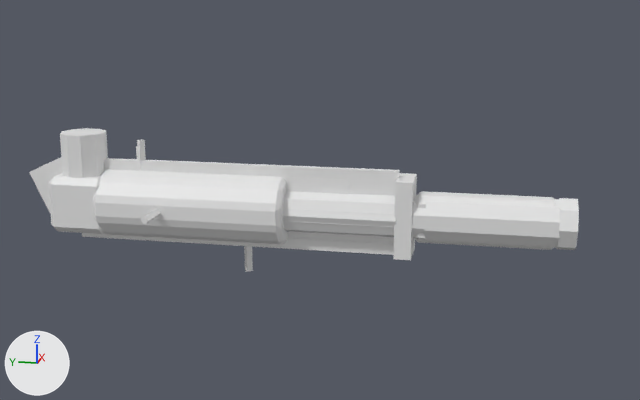
Two versions of the FBX model assets/models/Weapons.fbx, one commit apart.
Before and after are seen from a 50 mm lens placed at (-6.05, 0.45, 1.6), pointed at (0.04, 1.67, 0.08). Lighting does not change. The marker at lower left points along +X, +Y and +Z. The picture after the commit comes second. Where no turn or scale is listed for an object, it has been applied to the vertices.

Before the edit, the objects in view are built like this:
```python
ob_weaponclub_knob_dark = bpy.data.objects.new('WeaponClub_Knob_Dark', me_weaponclub_knob_dark)
ob_weaponclub_knob_dark.location = (0.0, -0.05, 0.0)
ob_weaponclub_nail1_metal = bpy.data.objects.new('WeaponClub_Nail1_Metal', me_weaponclub_nail1_metal)
ob_weaponclub_nail1_metal.location = (-0.3, 2.8, 0.0)
ob_weaponclub_nail2_metal = bpy.data.objects.new('WeaponClub_Nail2_Metal', me_weaponclub_nail2_metal)
ob_weaponclub_nail2_metal.location = (0.0, 3.0, 0.3)
ob_weaponclub_nail3_metal = bpy.data.objects.new('WeaponClub_Nail3_Metal', me_weaponclub_nail3_metal)
ob_weaponclub_nail3_metal.location = (0.0, 2.2, -0.3)
ob_weaponmachete_blade_metal = bpy.data.objects.new('WeaponMachete_Blade_Metal', me_weaponmachete_blade_metal)
ob_weaponmachete_blade_metal.location = (0.0, 2.3, 0.05)
ob_weaponmachete_guard_metal = bpy.data.objects.new('WeaponMachete_Guard_Metal', me_weaponmachete_guard_metal)
ob_weaponmachete_guard_metal.location = (0.0, 1.05, 0.0)
ob_weaponmachete_tip_metal = bpy.data.objects.new('WeaponMachete_Tip_Metal', me_weaponmachete_tip_metal)
ob_weaponmachete_tip_metal.location = (0.0, 3.6, 0.15)
ob_weaponpipe_elbow_metal = bpy.data.objects.new('WeaponPipe_Elbow_Metal', me_weaponpipe_elbow_metal)
ob_weaponpipe_elbow_metal.location = (0.0, 3.45, 0.0)
ob_weaponpipe_stub_metal = bpy.data.objects.new('WeaponPipe_Stub_Metal', me_weaponpipe_stub_metal)
ob_weaponpipe_stub_metal.location = (0.0, 3.45, 0.32)
# also in view: 'WeaponClub_Neck_Wood' at (0.0, 1.5, 0.0); 'WeaponPipe_Tube_Rust' at (0.0, 1.7, 0.0); 'WeaponPipe_Tape_Cloth' at (0.0, 0.45, 0.0); 'WeaponMachete_Rust_Rust' at (0.0, 1.8, 0.1); 'WeaponMachete_Edge_White' at (0.0, 2.3, -0.24)
```
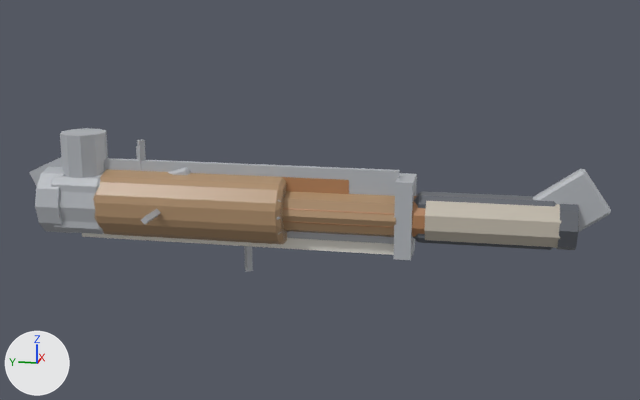
Pixel boxes [x1, y1, x2, y2] of what changed, in the pictures (640 x 400 px):
'WeaponClub_Barrel_Wood', recoloured (white to brown): [93, 169, 287, 244] in both
'WeaponPipe_Tape_Cloth', recoloured (white to light grey): [425, 201, 561, 248] in both
'WeaponMachete_Blade_Metal', recoloured (white to grey): [104, 158, 400, 244] in both
'WeaponClub_Neck_Wood', recoloured (white to brown): [282, 191, 396, 237] in both
'WeaponPipe_Elbow_Metal', recoloured (white to grey): [51, 176, 103, 234] in both
'WeaponPipe_Stub_Metal', recoloured (white to grey): [60, 128, 108, 178] in both
'WeaponCrowbar_Hook_Metal', added: after [533, 169, 611, 232]
'WeaponMachete_Handle_Dark', recoloured (white to dark grey): [413, 191, 556, 250] in both
'WeaponMachete_Guard_Metal', recoloured (white to grey): [394, 173, 417, 260] in both
'WeaponBat_End_Metal', added: after [35, 166, 76, 233]
'WeaponBat_Barrel_Metal', added: after [59, 171, 287, 240]
'WeaponClub_Knob_Dark', recoloured (white to dark grey): [556, 204, 579, 250] in both
'WeaponMachete_Rust_Rust', recoloured (white to orange): [283, 177, 349, 194] in both
'WeaponMachete_Tip_Metal', recoloured (white to grey): [29, 157, 62, 187] in both
'WeaponPipe_Tube_Rust', recoloured: [283, 196, 426, 237] in both
'WeaponClub_Nail3_Metal', recoloured (white to grey): [244, 246, 253, 272] in both
'WeaponClub_Nail2_Metal', recoloured (white to grey): [137, 139, 146, 171] in both
'WeaponClub_Nail1_Metal', recoloured: [141, 209, 161, 224] in both
'WeaponCrowbar_Chisel_Metal', now drawn (mostly hidden): after [168, 167, 191, 175]
'WeaponClub_Nail4_Metal', recoloured: [136, 146, 138, 159] in both

Diff of the bpy script that builds the scene:
```diff
--- a/assets/models/Weapons.fbx.py
+++ b/assets/models/Weapons.fbx.py
@@ mat_m_metal @@
 mat_m_metal = principled_material('M_Metal')
-mat_m_metal.base_color = (0.8, 0.8, 0.8)  # white #e7e7e7
+mat_m_metal.base_color = (0.45, 0.47, 0.5)  # grey #b3b6bc
@@ mat_m_cloth @@
 mat_m_cloth = principled_material('M_Cloth')
-mat_m_cloth.base_color = (0.8, 0.8, 0.8)  # white #e7e7e7
+mat_m_cloth.base_color = (0.55, 0.5, 0.42)  # light grey #c4bcad
@@ mat_m_dark @@
 mat_m_dark = principled_material('M_Dark')
-mat_m_dark.base_color = (0.8, 0.8, 0.8)  # white #e7e7e7
+mat_m_dark.base_color = (0.12, 0.13, 0.15)  # dark grey #61656c
@@ mat_m_wood @@
 mat_m_wood = principled_material('M_Wood')
-mat_m_wood.base_color = (0.8, 0.8, 0.8)  # white #e7e7e7
+mat_m_wood.base_color = (0.42, 0.27, 0.15)  # brown #ad8e6c
@@ mat_m_rust @@
 mat_m_rust = principled_material('M_Rust')
-mat_m_rust.base_color = (0.8, 0.8, 0.8)  # white #e7e7e7
+mat_m_rust.base_color = (0.45, 0.22, 0.1)  # orange #b38159
@@ me_weaponcrowbar_hook_metal @@
+me_weaponcrowbar_hook_metal.from_pydata(...)  # 24 vertices, 26 faces; spans x -0.06..0.06, y -0.273..0.273, z -0.261..0.261
+me_weaponcrowbar_hook_metal.materials.append(mat_m_metal)  # grey #b3b6bc
@@ me_weaponbat_end_metal @@
+me_weaponbat_end_metal.from_pydata(...)  # a 12-sided cylinder along y spanning x -0.26..0.26, y -0.09..0.09, z -0.26..0.26
+me_weaponbat_end_metal.materials.append(mat_m_metal)  # grey #b3b6bc
@@ me_weaponbat_barrel_metal @@
+me_weaponbat_barrel_metal.from_pydata(...)  # 48 vertices, 38 faces; spans x -0.24..0.24, y -0.85..0.85, z -0.24..0.24
+me_weaponbat_barrel_metal.materials.append(mat_m_metal)  # grey #b3b6bc
@@ ob_weaponcrowbar_hook_metal @@
+ob_weaponcrowbar_hook_metal = bpy.data.objects.new('WeaponCrowbar_Hook_Metal', me_weaponcrowbar_hook_metal)
+ob_weaponcrowbar_hook_metal.location = (0.0, -0.05, 0.12)
@@ ob_weaponbat_end_metal @@
+ob_weaponbat_end_metal = bpy.data.objects.new('WeaponBat_End_Metal', me_weaponbat_end_metal)
+ob_weaponbat_end_metal.location = (0.0, 3.65, 0.0)
@@ ob_weaponbat_barrel_metal @@
+ob_weaponbat_barrel_metal = bpy.data.objects.new('WeaponBat_Barrel_Metal', me_weaponbat_barrel_metal)
+ob_weaponbat_barrel_metal.location = (0.0, 2.75, 0.0)
```
